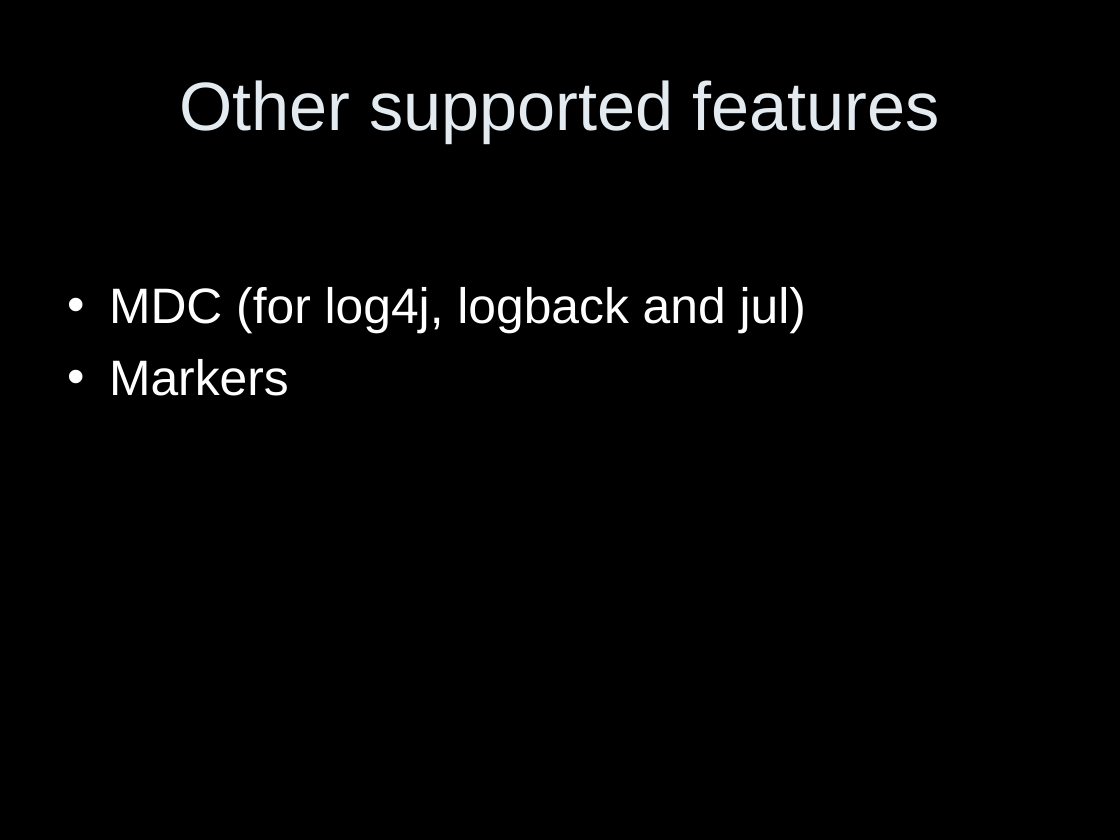
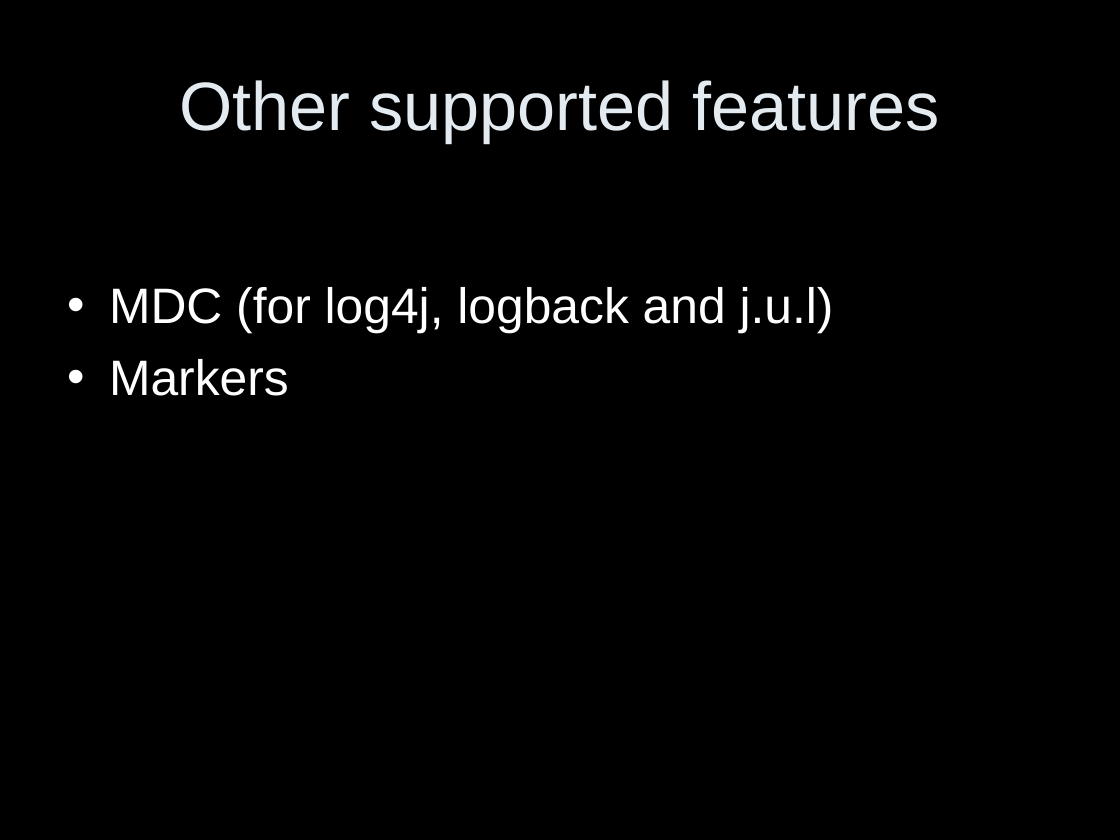
Before and after one commit to qos-ch/slf4j, a slide deck: slide 7 of slf4j-site/src/site/resources/slf4j-in-10-slides.ppt (slide 8 before the commit). Drawn at 1120x840 pixels with LibreOffice and Linux fonts; fonts in the diff are those of the drawing. Boxes give left, top, right and bottom in pixels: in the first picture for what was removed or moved away, otherwise in the second. Text is boxed around its words. In the diff, an @@ line names an element or a change of style, - is before the commit and + after.

```diff
--- a/slf4j-site/src/site/resources/slf4j-in-10-slides.ppt
+++ b/slf4j-site/src/site/resources/slf4j-in-10-slides.ppt
@@ text at bbox=[109, 287, 834, 334]: text changed @@
-• MDC (for log4j, logback and jul)
+• MDC (for log4j, logback and j.u.l)
```
Also in this commit, not shown: 3 other slides changed.
